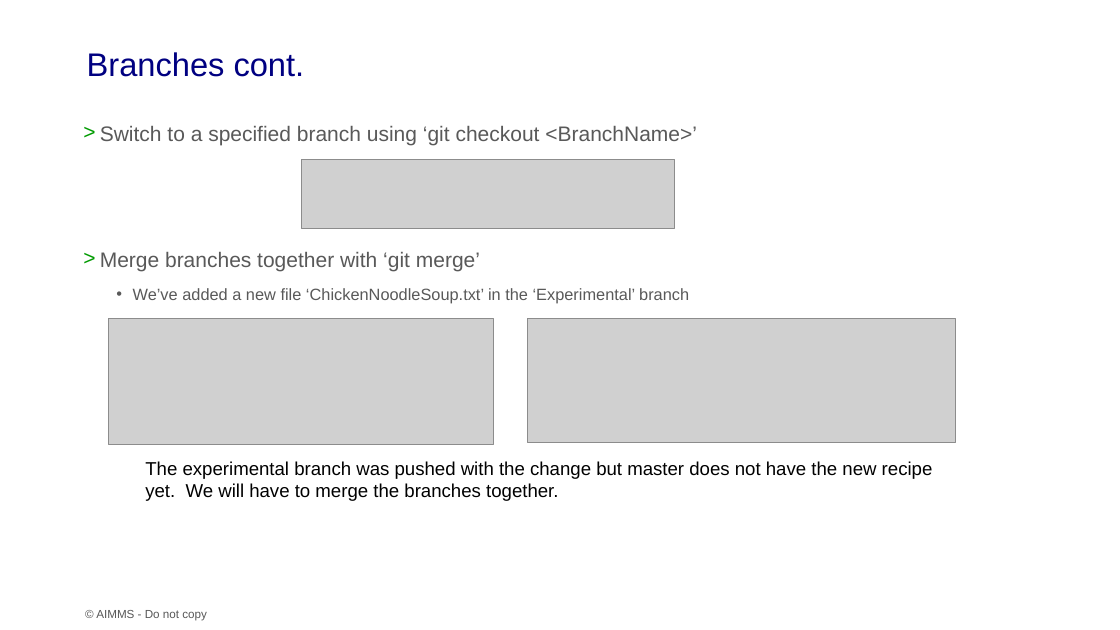
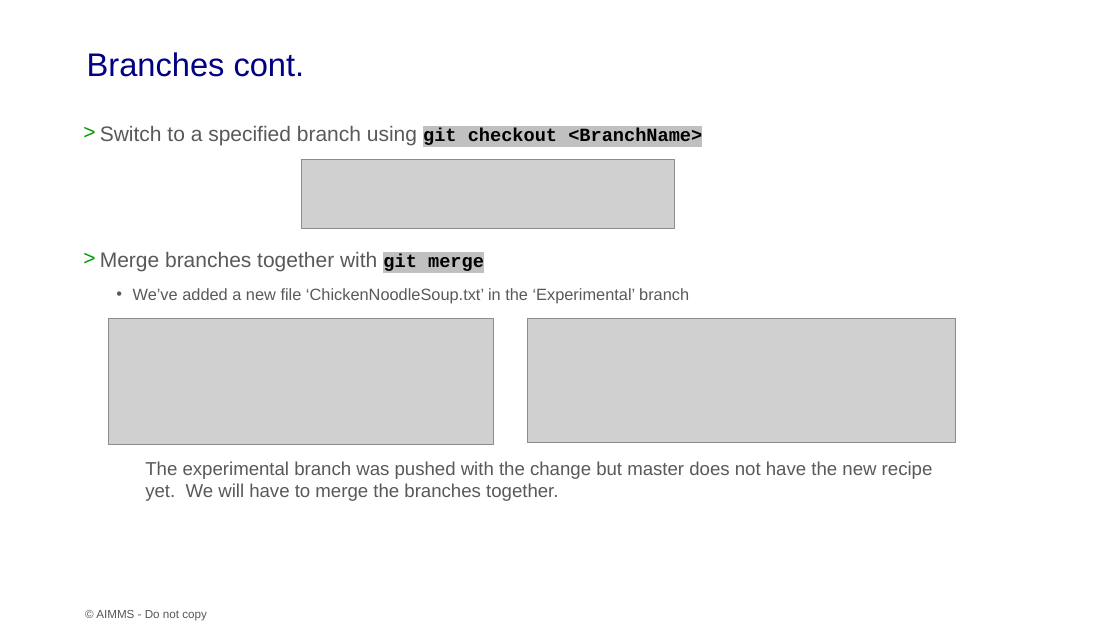
Before and after one commit to khang-bui/GitSlides, a slide deck: slide 13 of Git Basics.pptx. Drawn at 1120x630 pixels with LibreOffice and Linux fonts; fonts in the diff are those of the drawing; grey boxes stand for pictures; background and template pictures are left out. Boxes give left, top, right and bottom in pixels: in the first picture for what was removed or moved away, otherwise in the second. Text is boxed around its words. In the diff, an @@ line names an element or a change of style, - is before the commit and + after.

Commit message:
Formated code text

```diff
--- a/Git Basics.pptx
+++ b/Git Basics.pptx
@@ text at (x1=100, y1=126, x2=702, y2=271): text changed @@
-> Switch to a specified branch using ‘git checkout <BranchName>’
-> Merge branches together with ‘git merge’
+> Switch to a specified branch using git checkout <BranchName>
+> Merge branches together with git merge
@@ text "The experimental branch was pushed ..." at (x1=145, y1=461, x2=933, y2=501): text colour #000000 to #595959 @@
```
Also in this commit, not shown: 3 other slides changed.
